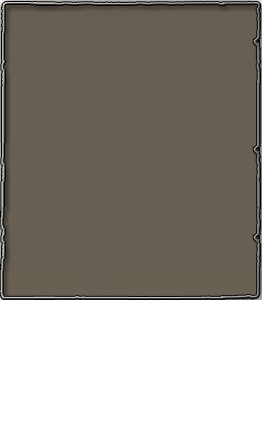
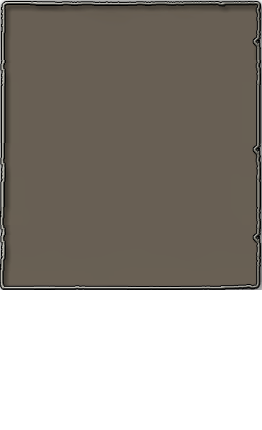
Before/after of a w=262, h=430 layered artwork. What changed in the layer stack:
painted on "1080" over [0,282,262,300]
